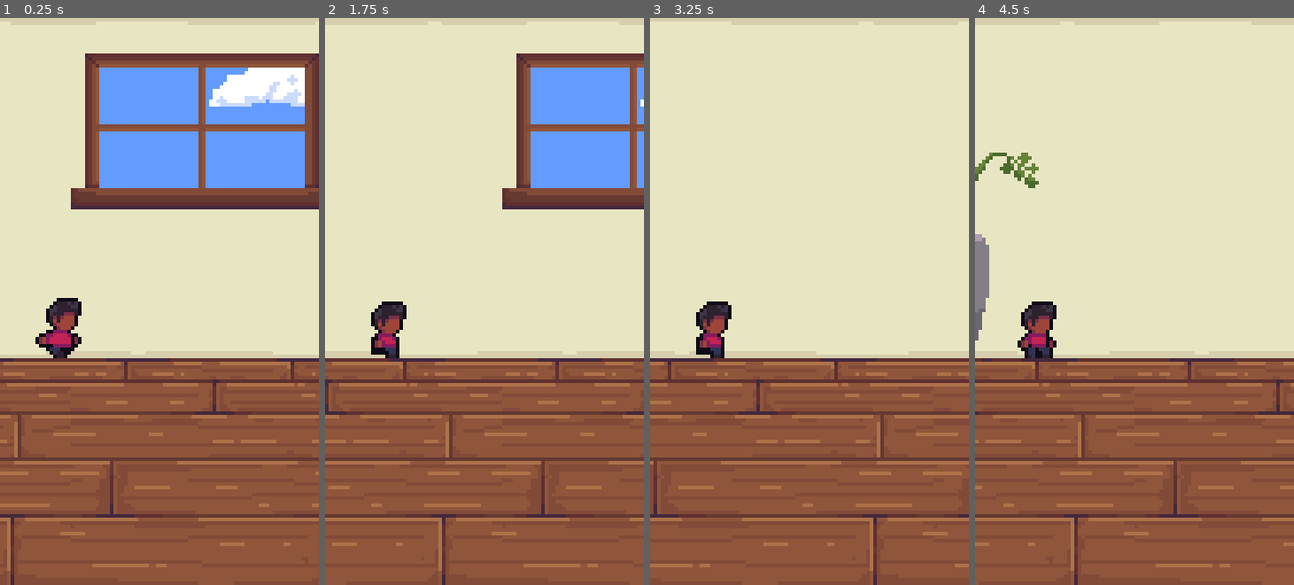
Above: before the commit, frames 1-4 (left to right).
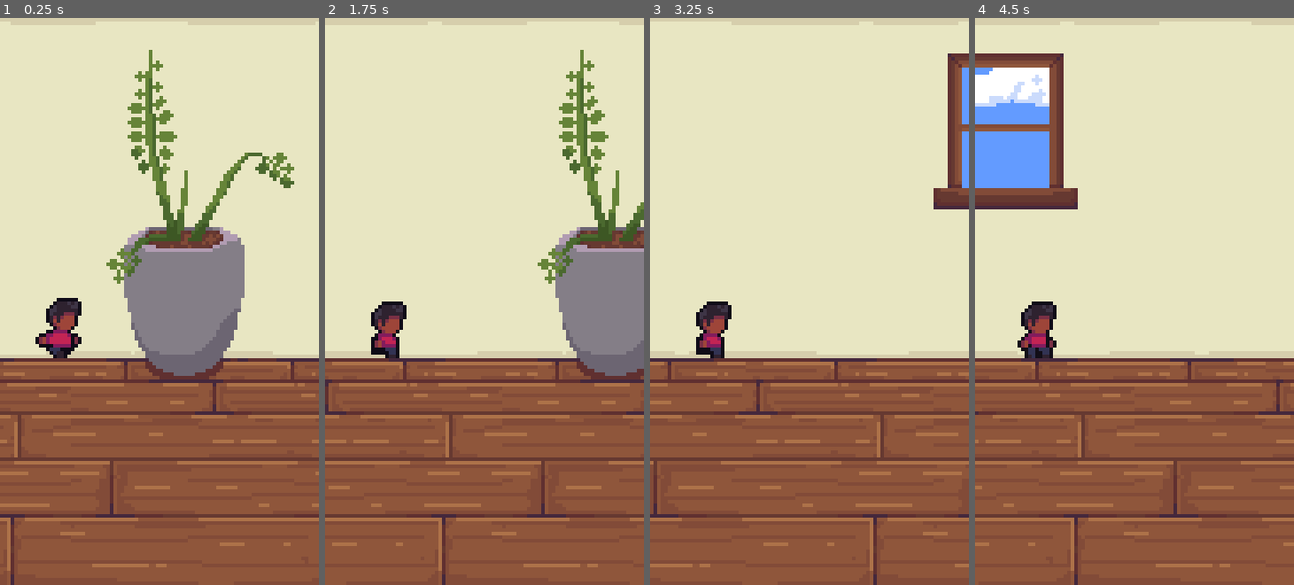
Above: after the commit, the same moments.

Repository: Maksim3l/PixelCats-Go
Game: Godot game, scene res://screens/app.tscn
The game is run twice, just before and just after one commit, with the same random seed, the same clock (stepped at 60 frames per second) and the same inputs. Before the commit the project starts from res://app.tscn.
Inputs:
- Up to frame 1 (0.25 s): no input
- Up to frame 2 (1.75 s): no input
- Up to frame 3 (3.25 s): no input
- Up to frame 4 (4.5 s): no input

The runs differ from the first frame. In frame 1, 30% of the frame differs, in the area x 22-100%, y 5-65%; in frame 2, 18%; in frame 3, 2.0%; in frame 4, 8.5%.

Commit message:
feat: (data) Added an enemy stats resource
Added an enemy stats resource and started on the enemy script

Diff:
--- a/project.godot
+++ b/project.godot
@@ -27,6 +27,15 @@
 window/size/viewport_width.mobile=0
 window/stretch/mode.mobile=""
 
+[file_customization]
+
+folder_colors={
+"res://characters/": "yellow",
+"res://enviroment/": "green",
+"res://screens/": "blue",
+"res://scripts/": "gray"
+}
+
 [input]
 
 pause={
--- a/app.tscn
+++ b/screens/app.tscn
@@ -1,23 +1,24 @@
-[gd_scene load_steps=22 format=3 uid="uid://nyoocmxc6p3y"]
+[gd_scene load_steps=24 format=3 uid="uid://nyoocmxc6p3y"]
 
-[ext_resource type="Texture2D" uid="uid://bx74nglig1tdf" path="res://enviroment/house/3_living_room/room_base_double.png" id="1_qbwvd"]
-[ext_resource type="Texture2D" uid="uid://p3fopoo3i4cc" path="res://enviroment/house/3_living_room/room_window_double.png" id="2_d7sxu"]
-[ext_resource type="Script" uid="uid://de0clhe7b3v7d" path="res://test_cam.gd" id="2_qbwvd"]
-[ext_resource type="Texture2D" uid="uid://w1bmoyn657wp" path="res://enviroment/house/3_living_room/room_plant_double.png" id="3_v7vdx"]
-[ext_resource type="Script" uid="uid://b6oe1ot2ejq3s" path="res://calculate_bg.gd" id="5_5oejy"]
-[ext_resource type="Script" uid="uid://ctjyh76sb71o2" path="res://player.gd" id="5_atqe7"]
-[ext_resource type="Texture2D" uid="uid://bbxust6tjsc1n" path="res://characters/main/temp.png" id="5_v7vdx"]
+[ext_resource type="Script" uid="uid://d27g5fleq0xtt" path="res://scripts/battle.gd" id="1_2rbw6"]
+[ext_resource type="Texture2D" uid="uid://bx74nglig1tdf" path="res://enviroment/house/3_living_room/room_base_double.png" id="2_b6efx"]
+[ext_resource type="Texture2D" uid="uid://p3fopoo3i4cc" path="res://enviroment/house/3_living_room/room_window_double.png" id="3_g44tj"]
+[ext_resource type="Texture2D" uid="uid://w1bmoyn657wp" path="res://enviroment/house/3_living_room/room_plant_double.png" id="4_673js"]
+[ext_resource type="Script" uid="uid://b6oe1ot2ejq3s" path="res://scripts/calculate_bg.gd" id="5_k8m7a"]
+[ext_resource type="Script" uid="uid://ctjyh76sb71o2" path="res://scripts/player.gd" id="6_nipoi"]
+[ext_resource type="Texture2D" uid="uid://bbxust6tjsc1n" path="res://characters/main/temp.png" id="7_u606p"]
+[ext_resource type="Script" uid="uid://de0clhe7b3v7d" path="res://scripts/test_cam.gd" id="8_jgn6f"]
 
 [sub_resource type="AtlasTexture" id="AtlasTexture_v7vdx"]
-atlas = ExtResource("1_qbwvd")
+atlas = ExtResource("2_b6efx")
 region = Rect2(0, 0, 180, 160)
 
 [sub_resource type="AtlasTexture" id="AtlasTexture_atqe7"]
-atlas = ExtResource("2_d7sxu")
+atlas = ExtResource("3_g44tj")
 region = Rect2(0, 0, 180, 160)
 
 [sub_resource type="AtlasTexture" id="AtlasTexture_5oejy"]
-atlas = ExtResource("3_v7vdx")
+atlas = ExtResource("4_673js")
 region = Rect2(0, 0, 180, 160)
 
 [sub_resource type="SpriteFrames" id="SpriteFrames_5oejy"]
@@ -41,32 +42,34 @@
 a = Vector2(0, -82)
 b = Vector2(0, 76)
 
+[sub_resource type="RectangleShape2D" id="RectangleShape2D_l216t"]
+
 [sub_resource type="AtlasTexture" id="AtlasTexture_x8rub"]
-atlas = ExtResource("5_v7vdx")
+atlas = ExtResource("7_u606p")
 region = Rect2(16, 64, 16, 32)
 
 [sub_resource type="AtlasTexture" id="AtlasTexture_acaik"]
-atlas = ExtResource("5_v7vdx")
+atlas = ExtResource("7_u606p")
 region = Rect2(0, 64, 16, 32)
 
 [sub_resource type="AtlasTexture" id="AtlasTexture_jndut"]
-atlas = ExtResource("5_v7vdx")
+atlas = ExtResource("7_u606p")
 region = Rect2(0, 0, 16, 32)
 
 [sub_resource type="AtlasTexture" id="AtlasTexture_ovwn0"]
-atlas = ExtResource("5_v7vdx")
+atlas = ExtResource("7_u606p")
 region = Rect2(0, 32, 16, 32)
 
 [sub_resource type="AtlasTexture" id="AtlasTexture_7iiwk"]
-atlas = ExtResource("5_v7vdx")
+atlas = ExtResource("7_u606p")
 region = Rect2(16, 32, 16, 32)
 
 [sub_resource type="AtlasTexture" id="AtlasTexture_a37lv"]
-atlas = ExtResource("5_v7vdx")
+atlas = ExtResource("7_u606p")
 region = Rect2(32, 32, 16, 32)
 
 [sub_resource type="AtlasTexture" id="AtlasTexture_gtgpg"]
-atlas = ExtResource("5_v7vdx")
+atlas = ExtResource("7_u606p")
 region = Rect2(48, 32, 16, 32)
 
 [sub_resource type="SpriteFrames" id="SpriteFrames_ra7kh"]
@@ -112,6 +115,7 @@
 size = Vector2(13, 16)
 
 [node name="Battle Arena" type="Node2D"]
+script = ExtResource("1_2rbw6")
 
 [node name="Organizer" type="CanvasLayer" parent="."]
 
@@ -141,13 +145,19 @@
 sprite_frames = SubResource("SpriteFrames_5oejy")
 animation = &"living_room"
 
-[node name="Area2D" type="Area2D" parent="Organizer/Center/ParallaxBackground/ParallaxLayer"]
-script = ExtResource("5_5oejy")
+[node name="Switchbox" type="Area2D" parent="Organizer/Center/ParallaxBackground/ParallaxLayer"]
+script = ExtResource("5_k8m7a")
 
-[node name="CollisionShape2D" type="CollisionShape2D" parent="Organizer/Center/ParallaxBackground/ParallaxLayer/Area2D"]
+[node name="CollisionShape2D" type="CollisionShape2D" parent="Organizer/Center/ParallaxBackground/ParallaxLayer/Switchbox"]
 modulate = Color(0.223529, 1, 1, 1)
 position = Vector2(92, 4)
 shape = SubResource("SegmentShape2D_atqe7")
+
+[node name="Battle" type="Area2D" parent="Organizer/Center"]
+position = Vector2(-25, -60)
+
+[node name="CollisionShape2D" type="CollisionShape2D" parent="Organizer/Center/Battle"]
+shape = SubResource("RectangleShape2D_l216t")
 
 [node name="CenterLeft" type="HBoxContainer" parent="Organizer"]
 anchors_preset = -1
@@ -160,7 +170,7 @@
 size_flags_vertical = 4
 
 [node name="player" type="CharacterBody2D" parent="Organizer/CenterLeft"]
-script = ExtResource("5_atqe7")
+script = ExtResource("6_nipoi")
 
 [node name="Catimation" type="AnimatedSprite2D" parent="Organizer/CenterLeft/player"]
 texture_filter = 1
@@ -173,4 +183,4 @@
 shape = SubResource("RectangleShape2D_gjbw5")
 
 [node name="Camera2D" type="Camera2D" parent="."]
-script = ExtResource("2_qbwvd")
+script = ExtResource("8_jgn6f")
--- /dev/null
+++ b/scripts/battle.gd
@@ -0,0 +1 @@
+extends Node2D
--- /dev/null
+++ b/scripts/resources/enemy.gd
@@ -0,0 +1,4 @@
+class_name Enemy
+extends CharacterBody2D
+
+@export var stats: EnemyStats
--- /dev/null
+++ b/scripts/resources/enemy/stats/bathtub.tres
@@ -0,0 +1,12 @@
+[gd_resource type="Resource" script_class="EnemyStats" load_steps=2 format=3 uid="uid://bj2a11el3x2ds"]
+
+[ext_resource type="Script" uid="uid://cvr5vbg24gmcm" path="res://scripts/resources/enemyStats.gd" id="1_f7mtr"]
+
+[resource]
+script = ExtResource("1_f7mtr")
+sprite_name = ""
+name = ""
+title = ""
+health = 0
+damage = 0
+metadata/_custom_type_script = "uid://cvr5vbg24gmcm"
--- /dev/null
+++ b/scripts/resources/enemy/stats/roomba.tres
@@ -0,0 +1,12 @@
+[gd_resource type="Resource" script_class="EnemyStats" load_steps=2 format=3 uid="uid://camschyompbni"]
+
+[ext_resource type="Script" uid="uid://cvr5vbg24gmcm" path="res://scripts/resources/enemyStats.gd" id="1_qgi8r"]
+
+[resource]
+script = ExtResource("1_qgi8r")
+sprite_name = "characters/enemy/roomba"
+name = "Roomba"
+title = "The Unstoppable"
+health = 100
+damage = 3
+metadata/_custom_type_script = "uid://cvr5vbg24gmcm"
--- /dev/null
+++ b/scripts/resources/enemyStats.gd
@@ -0,0 +1,8 @@
+class_name EnemyStats
+extends Resource
+
+@export var sprite_name: String
+@export var name: String
+@export var title: String
+@export var health: int
+@export var damage: int
Binary file added: characters/main/Sprite-0002.aseprite
Not shown, added: scripts/battle.gd.uid
Empty file added: scripts/bg_variety.gd
Renamed: bg_variety.gd.uid -> scripts/bg_variety.gd.uid
Renamed: calculate_bg.gd -> scripts/calculate_bg.gd
Renamed: calculate_bg.gd.uid -> scripts/calculate_bg.gd.uid
Renamed: player.gd -> scripts/player.gd
Renamed: player.gd.uid -> scripts/player.gd.uid
Not shown, added: scripts/resources/enemy.gd.uid
Not shown, added: scripts/resources/enemyStats.gd.uid
Renamed: test_cam.gd -> scripts/test_cam.gd
Renamed: test_cam.gd.uid -> scripts/test_cam.gd.uid
(and 1 more such lines)
